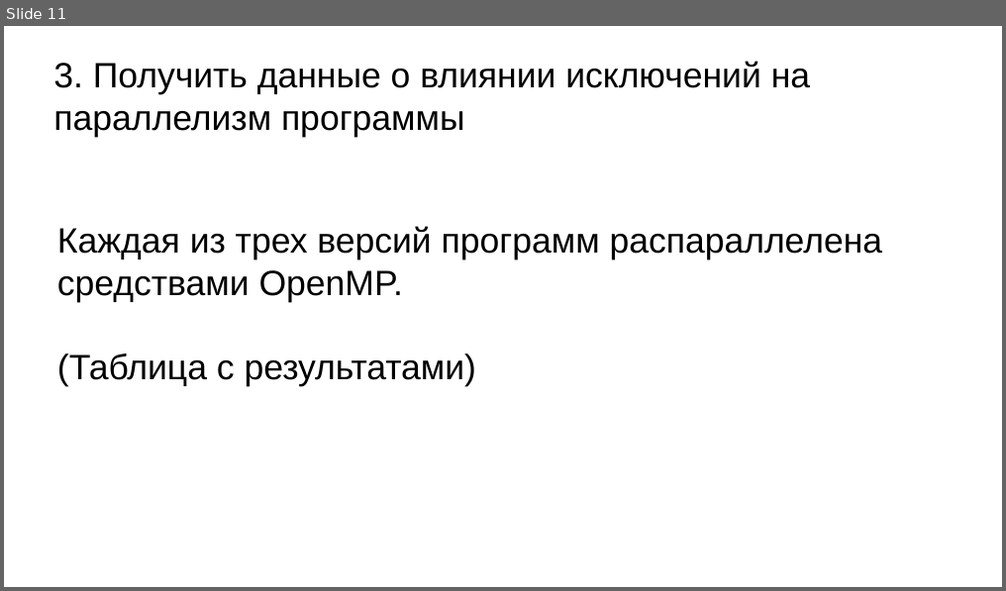
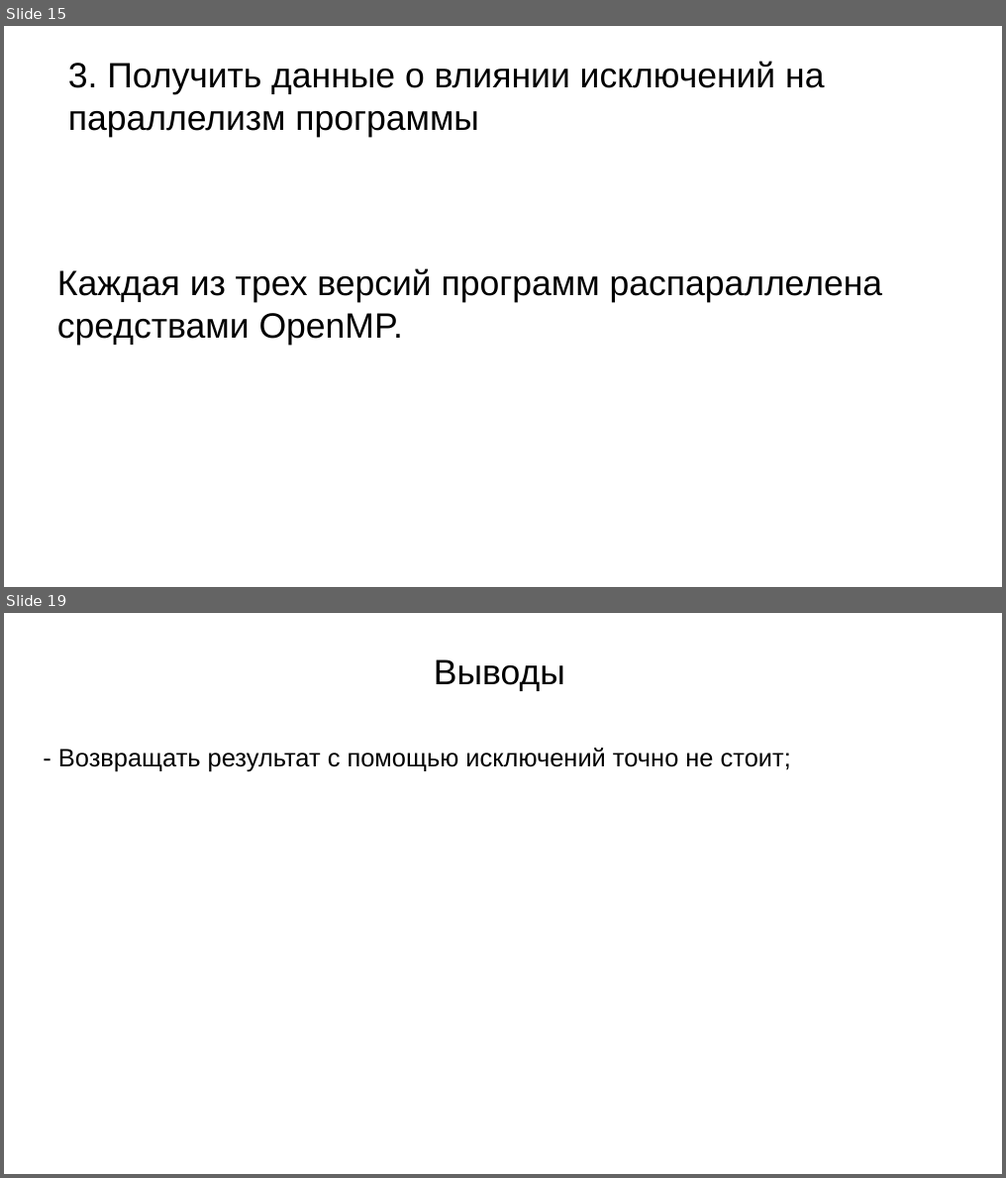
Before and after one commit to Leartiz/exception_research, a slide deck: about/presentation_v1.odp. Shown one above the other, each under a label of ours: slide 11 before the commit, slides 15 and 19 after it; the slides between them are not shown. The pictures are 1006x591 and 1006x1178 pixels, drawn with LibreOffice and Linux fonts; fonts in the diff are those of the drawing. Boxes give left, top, right and bottom in pixels: in the first picture for what was removed or moved away, otherwise in the second. Text is boxed around its words. In the diff, an @@ line names an element or a change of style, - is before the commit and + after.

```diff
--- a/about/presentation_v1.odp
+++ b/about/presentation_v1.odp
@@ slide 19 added at [4,613,1002,1174], background #FFFFFF @@
@@ title added at [434,660,565,691], 28 pt, text #000000 @@
+Выводы
@@ text added at [58,748,791,772], 20 pt, text #000000 @@
+- Возвращать результат с помощью исключений точно не стоит;
@@ what was slide 11 is now slide 15 @@
@@ slide 15 changed as well @@
@@ title "3. Получить данные о влиянии ...": place and size @@
-title "3. Получить данные о влиянии ..." at [54,61,810,137]
+title "3. Получить данные о влиянии ..." at [68,61,824,137]
@@ subtitle at [57,354,477,387]: paragraph removed @@
-(Таблица с результатами)
```
Also in this commit, not shown: 8 other slides changed, 10 other slides added, 3 slides removed, 10 other files.
